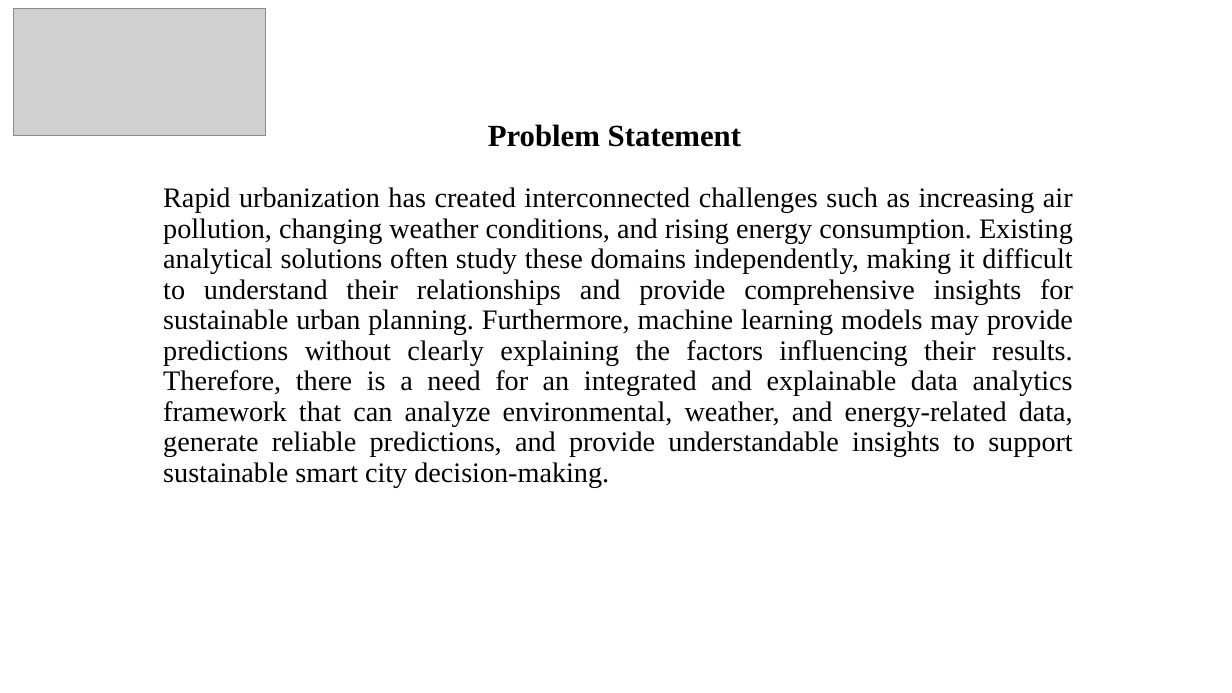
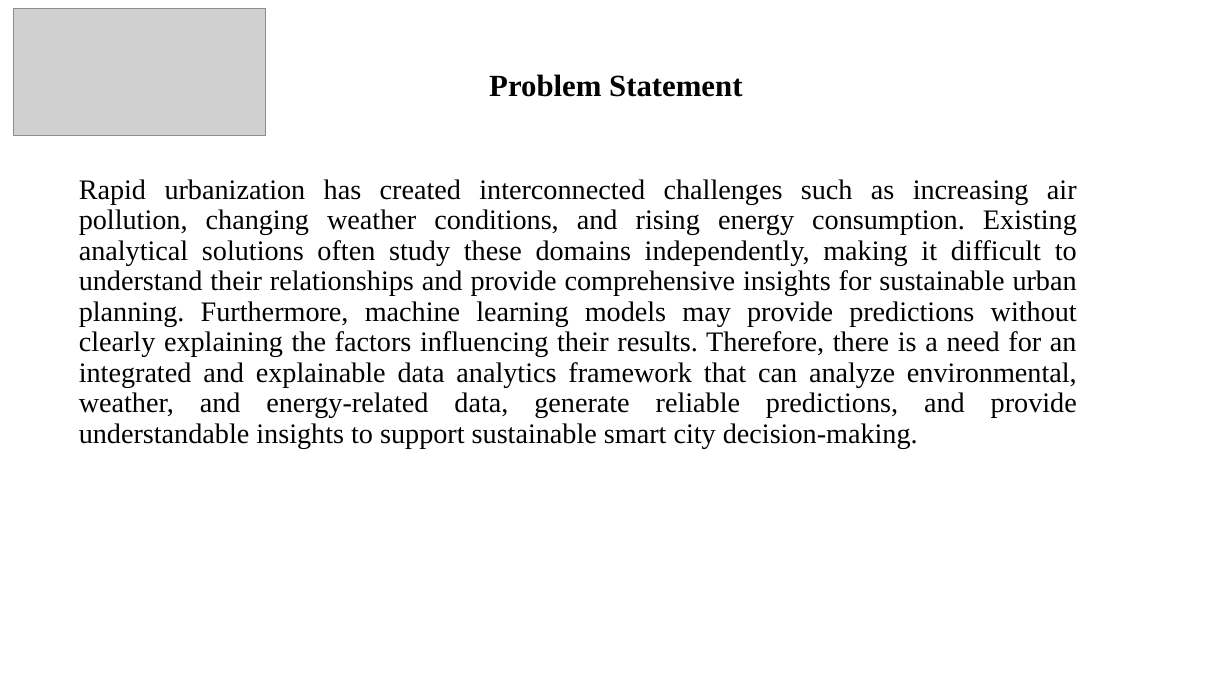
Before and after one commit to sharmi-pathi/KLH-CSE-2026-27-2420030042-Explainable-Data-Analytics-for-Sustainable-Smart-City-Applications, a slide deck: slide 2 of docs/Batch 4-DAV Project PPT.pptx. Drawn at 1232x693 pixels with LibreOffice and Linux fonts; fonts in the diff are those of the drawing; grey boxes stand for pictures. Boxes give left, top, right and bottom in pixels: in the first picture for what was removed or moved away, otherwise in the second. Text is boxed around its words. In the diff, an @@ line names an element or a change of style, - is before the commit and + after.

```diff
--- a/docs/Batch 4-DAV Project PPT.pptx
+++ b/docs/Batch 4-DAV Project PPT.pptx
@@ text "Problem Statement": place and size @@
-text "Problem Statement" at <box>488,124,741,147</box>
+text "Problem Statement" at <box>489,74,742,97</box>
@@ subtitle "Rapid urbanization has created interconnected ..." rewrapped from <box>163,187,1073,487</box> to <box>79,179,1077,448</box> @@
```
Also in this commit, not shown: 4 other slides changed, 18 slides added.
